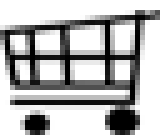
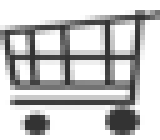
The second (160, 140) image is a revision of the first. Changes to its layers:
pixels changed over [0, 10, 160, 135] (layer not identified)
